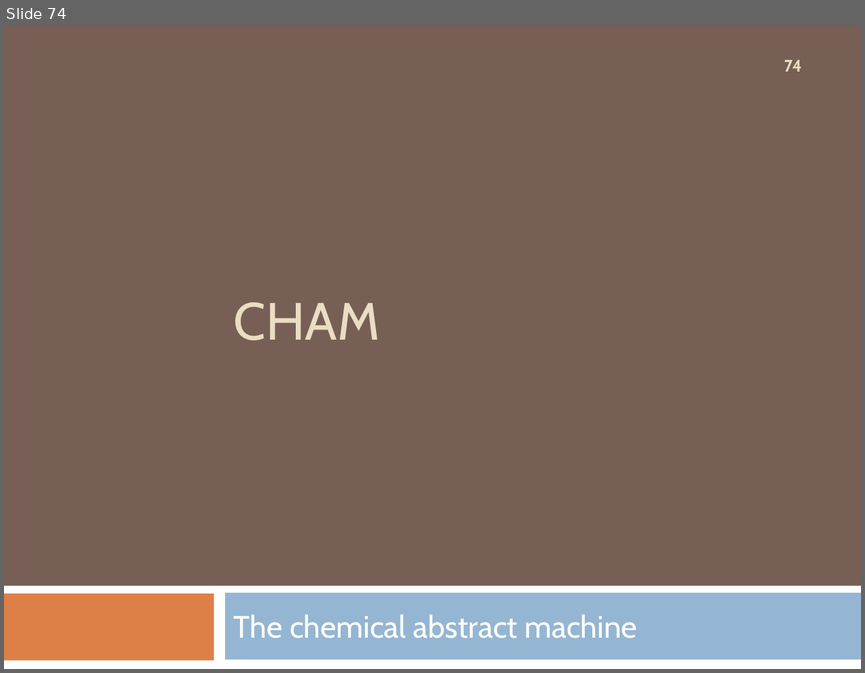
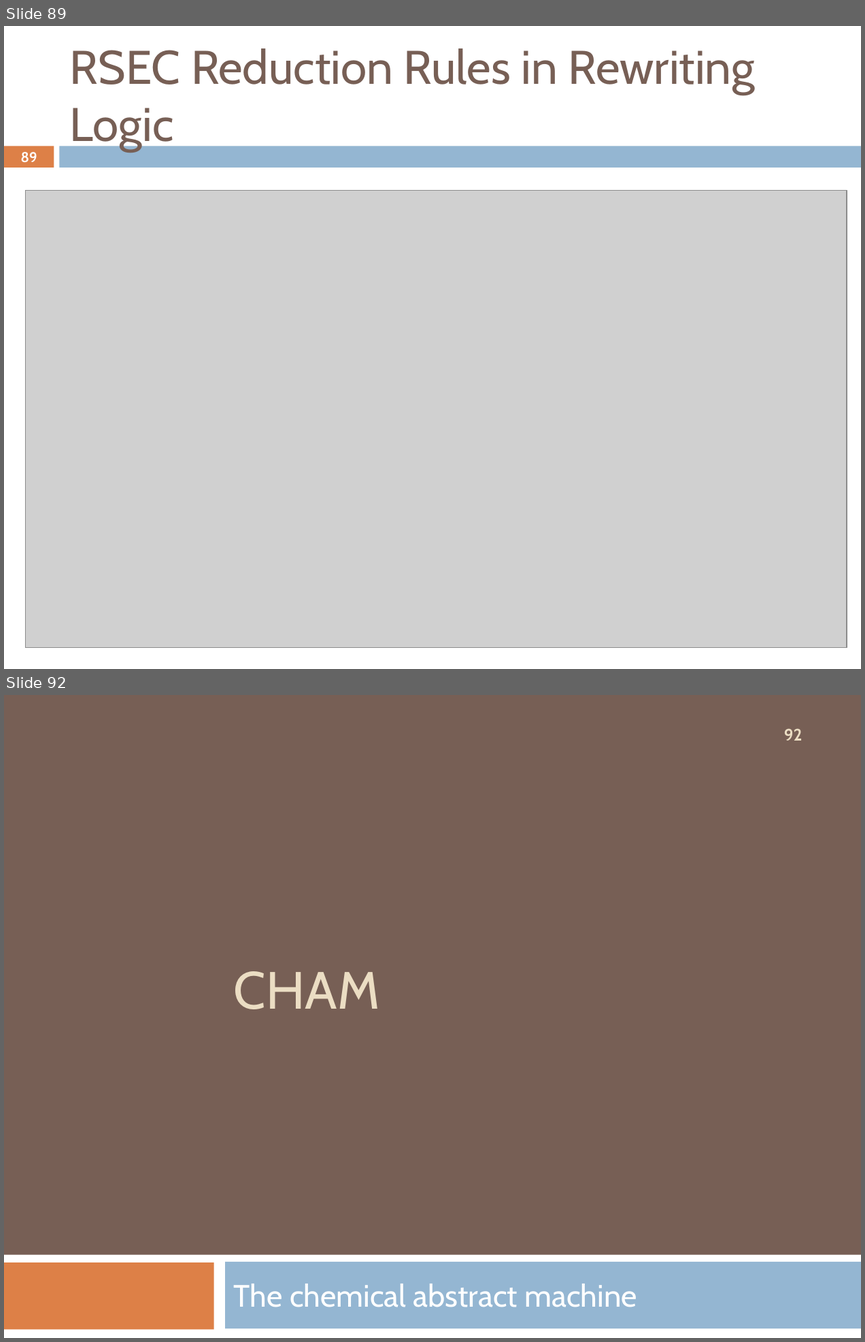
Before and after one commit to Formal-Systems-Laboratory/fsl.cs.illinois.edu, a slide deck: teaching/2021/cs522/02-Conventional-Executable-Semantics.pptx. Shown one above the other, each under a label of ours: slide 74 before the commit, slides 89 and 92 after it; the slides between them are not shown. The pictures are 865x673 and 865x1342 pixels, drawn with LibreOffice and Linux fonts; fonts in the diff are those of the drawing; grey boxes stand for pictures. Boxes give left, top, right and bottom in pixels: in the first picture for what was removed or moved away, otherwise in the second. Text is boxed around its words. In the diff, an @@ line names an element or a change of style, - is before the commit and + after.

```diff
--- a/teaching/2021/cs522/02-Conventional-Executable-Semantics.pptx
+++ b/teaching/2021/cs522/02-Conventional-Executable-Semantics.pptx
@@ slide 89 added at (x1=4, y1=26, x2=861, y2=669), background #FFFFFF @@
@@ title added at (x1=70, y1=48, x2=755, y2=151), 39.6 pt, text #775F55 @@
+RSEC Reduction Rules in Rewriting Logic
@@ rectangle added at (x1=4, y1=146, x2=54, y2=167), fill #DD8047 @@
@@ rectangle added at (x1=60, y1=146, x2=861, y2=167), fill #94B6D2 @@
@@ page number added at (x1=21, y1=152, x2=37, y2=163), 11.9 pt, text #FFFFFF, bold @@
+89
@@ picture added at (x1=26, y1=191, x2=847, y2=648) @@
@@ what was slide 74 is now slide 92 @@
@@ page number at (x1=784, y1=728, x2=802, y2=741): text changed @@
-74
+92
```
Also in this commit, not shown: 19 other slides added, 1 other file.
